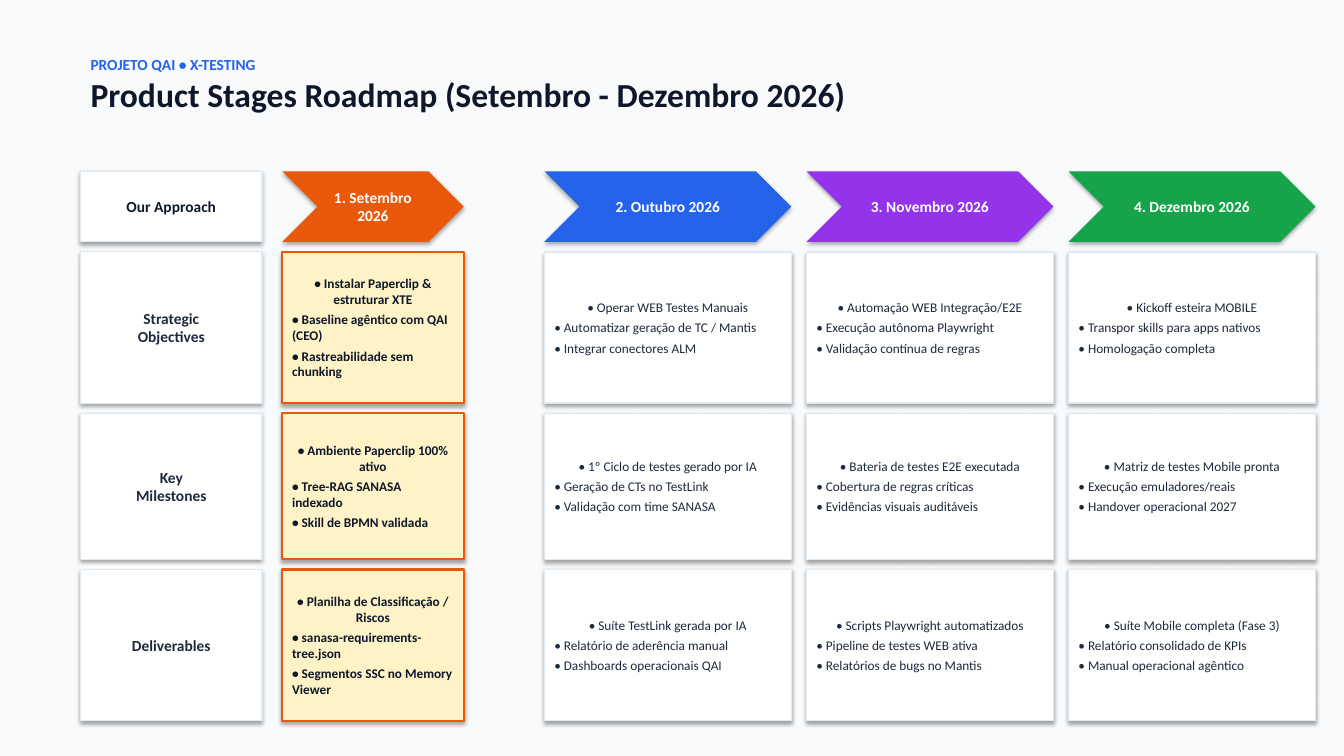
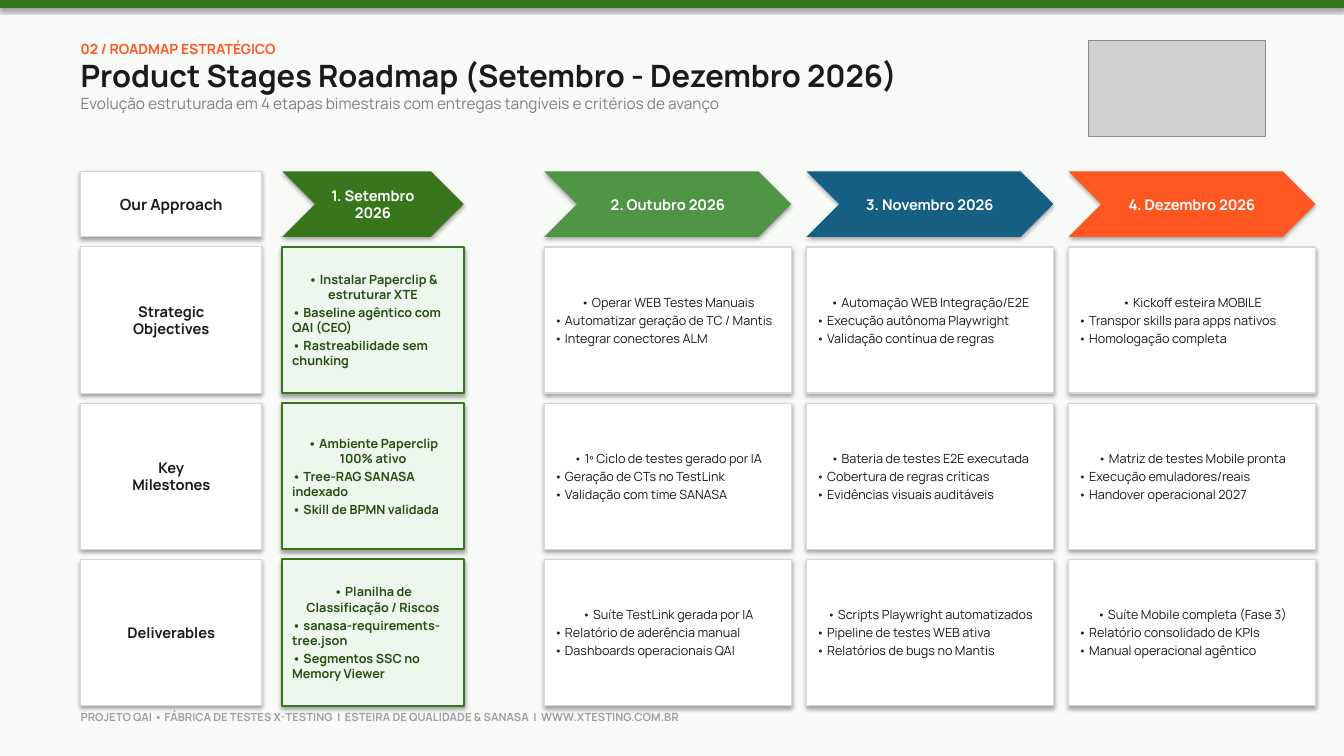
Before and after one commit to labsclaw/openclaw-x-integration, a slide deck: slide 2 of artifacts/x-testing/status-report-qai-2026-09.pptx. Drawn at 1344x756 pixels with LibreOffice and Linux fonts; fonts in the diff are those of the drawing; grey boxes stand for pictures. Boxes give left, top, right and bottom in pixels: in the first picture for what was removed or moved away, otherwise in the second. Text is boxed around its words. In the diff, an @@ line names an element or a change of style, - is before the commit and + after.

Commit message:
style(x-testing): apply official X-Testing visual identity (Raleway font, brand green palette, and official logo)

```diff
--- a/artifacts/x-testing/status-report-qai-2026-09.pptx
+++ b/artifacts/x-testing/status-report-qai-2026-09.pptx
@@ rectangle at (0,0,1344,756): fill #F8FAFC to #F8FAF8 @@
@@ rectangle added at (0,0,1344,8), fill #38761D @@
@@ text at (81,40,276,54): text changed; size 11 to 10 pt; font Calibri to Manrope; text colour #2563EB to #FF5722 @@
-PROJETO QAI • X-TESTING
+02 / ROADMAP ESTRATÉGICO
@@ text "02 / ROADMAP ESTRATÉGICO": place and size @@
-text "02 / ROADMAP ESTRATÉGICO" at (91,60,846,113)
+text "02 / ROADMAP ESTRATÉGICO" at (81,40,897,113)
@@ picture added at (1089,40,1265,136) @@
@@ text at (81,60,897,95): size 24 to 22 pt, font Calibri to Manrope, text colour #0F172A to #1A1A1A in "Product Stages Roadmap (Setembro - Dezembro 2026)" @@
@@ text at (81,97,719,113): paragraph added @@
+Evolução estruturada em 4 etapas bimestrais com entregas tangíveis e critérios de avanço
@@ rectangle "Our Approach": place and size @@
-rectangle "Our Approach" at (81,171,262,242)
+rectangle "Our Approach" at (81,171,262,237)
@@ rectangle "Our Approach" at (81,171,262,237): font Calibri to Manrope, text colour #0F172A to #1A1A1A; outline #E2E8F0 0.75 pt to #D8D8D8 0.75 pt @@
@@ chevron "1. Setembro 2026": place and size @@
-chevron "1. Setembro 2026" at (282,171,464,242)
+chevron "1. Setembro 2026" at (282,171,464,237)
@@ chevron "1. Setembro 2026" at (282,171,464,237): size 11 to 10.5 pt, font Calibri to Manrope; fill #EA580C to #38761D @@
@@ chevron "2. Outubro 2026": place and size @@
-chevron "2. Outubro 2026" at (544,171,791,242)
+chevron "2. Outubro 2026" at (544,171,791,237)
@@ chevron "2. Outubro 2026" at (544,171,791,237): size 11 to 10.5 pt, font Calibri to Manrope; fill #2563EB to #509546 @@
@@ chevron "3. Novembro 2026": place and size @@
-chevron "3. Novembro 2026" at (807,171,1054,242)
+chevron "3. Novembro 2026" at (807,171,1054,237)
@@ chevron "3. Novembro 2026" at (807,171,1054,237): size 11 to 10.5 pt, font Calibri to Manrope; fill #9333EA to #156082 @@
@@ chevron "4. Dezembro 2026": place and size @@
-chevron "4. Dezembro 2026" at (1069,171,1316,242)
+chevron "4. Dezembro 2026" at (1069,171,1316,237)
@@ chevron "4. Dezembro 2026" at (1069,171,1316,237): size 11 to 10.5 pt, font Calibri to Manrope; fill #16A34A to #FF5722 @@
@@ rectangle "Strategic Objectives": place and size @@
-rectangle "Strategic Objectives" at (81,252,262,403)
+rectangle "Strategic Objectives" at (81,247,262,393)
@@ rectangle "• Instalar Paperclip & estruturar ...": place and size @@
-rectangle "• Instalar Paperclip & estruturar ..." at (282,252,464,403)
+rectangle "• Instalar Paperclip & estruturar ..." at (282,247,464,393)
@@ rectangle "• Operar WEB Testes Manuais": place and size @@
-rectangle "• Operar WEB Testes Manuais" at (544,252,791,403)
+rectangle "• Operar WEB Testes Manuais" at (544,247,791,393)
@@ rectangle "• Automação WEB Integração/E2E": place and size @@
-rectangle "• Automação WEB Integração/E2E" at (807,252,1054,403)
+rectangle "• Automação WEB Integração/E2E" at (807,247,1054,393)
@@ rectangle "• Kickoff esteira MOBILE": place and size @@
-rectangle "• Kickoff esteira MOBILE" at (1069,252,1316,403)
+rectangle "• Kickoff esteira MOBILE" at (1069,247,1316,393)
@@ 5 rectangles: place and size @@
-5 rectangles at (81,413,1316,560)
+5 rectangles at (81,403,1316,549)
@@ size 11 to 10.5 pt, font Calibri to Manrope, text colour #1E293B to #1A1A1A; outline #E2E8F0 0.75 pt to #D8D8D8 0.75 pt in 3 elements at (81,403,262,549), (81,247,262,393), (81,560,262,706) @@
@@ rectangle "Deliverables": place and size @@
-rectangle "Deliverables" at (81,570,262,721)
+rectangle "Deliverables" at (81,560,262,706)
@@ size 9.5 to 9 pt, font Calibri to Manrope, text colour #0F172A to #274E13; less space between paragraphs; fill #FEF3C7 to #EDF7ED; outline #EA580C 1.5 pt to #38761D 1.5 pt in 3 elements at (282,403,464,549), (282,247,464,393), (282,560,464,706) @@
@@ rectangle "• Planilha de Classificação / ...": place and size @@
-rectangle "• Planilha de Classificação / ..." at (282,570,464,721)
+rectangle "• Planilha de Classificação / ..." at (282,560,464,706)
@@ rectangle "• Suíte TestLink gerada por ...": place and size @@
-rectangle "• Suíte TestLink gerada por ..." at (544,570,791,721)
+rectangle "• Suíte TestLink gerada por ..." at (544,560,791,706)
@@ rectangle "• Scripts Playwright automatizados": place and size @@
-rectangle "• Scripts Playwright automatizados" at (807,570,1054,721)
+rectangle "• Scripts Playwright automatizados" at (807,560,1054,706)
@@ size 9.5 to 9 pt, font Calibri to Manrope, text colour #1E293B to #1A1A1A; less space between paragraphs; outline #E2E8F0 1 pt to #D8D8D8 1 pt in 9 elements at (544,247,791,393), (807,247,1054,393), (1069,247,1316,393), (807,403,1054,549), (544,403,791,549), (1069,403,1316,549), (807,560,1054,706), (544,560,791,706), (1069,560,1316,706) @@
@@ rectangle "• Suíte Mobile completa (Fase ...": place and size @@
-rectangle "• Suíte Mobile completa (Fase ..." at (1069,570,1316,721)
+rectangle "• Suíte Mobile completa (Fase ..." at (1069,560,1316,706)
@@ text added at (81,711,678,721), 8 pt, text #A0A0A0, bold @@
+PROJETO QAI • FÁBRICA DE TESTES X-TESTING | ESTEIRA DE QUALIDADE & SANASA | WWW.XTESTING.COM.BR
```
Also in this commit, not shown: 4 other slides changed, 3 other files.
